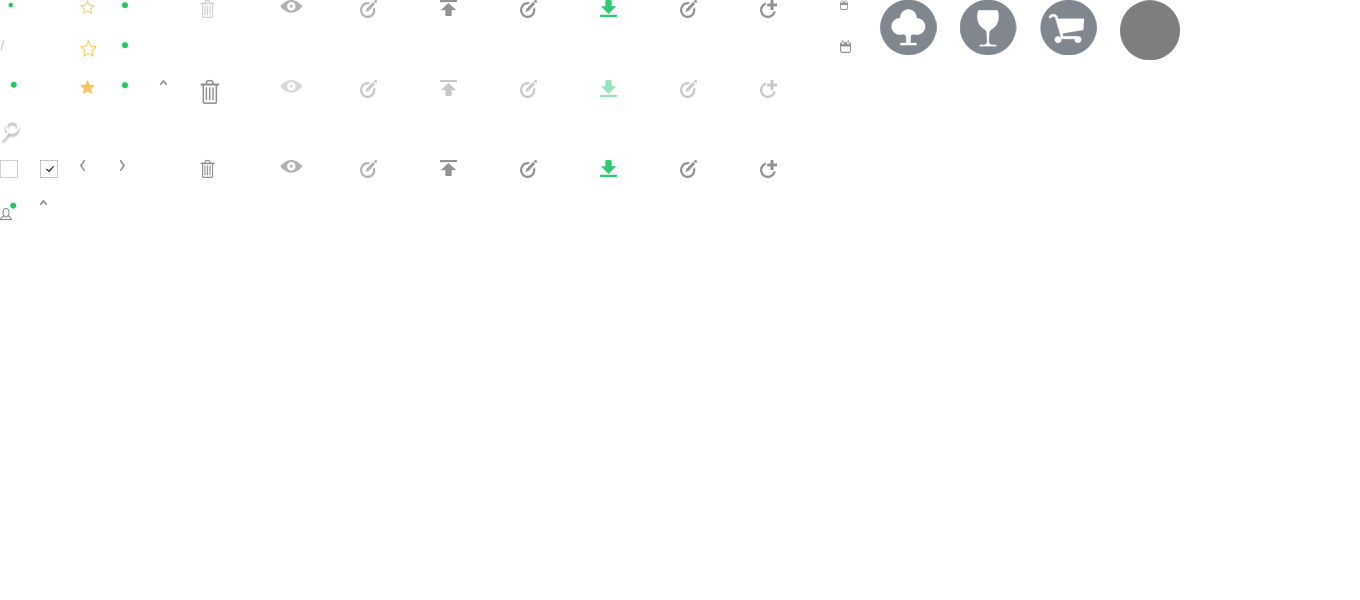
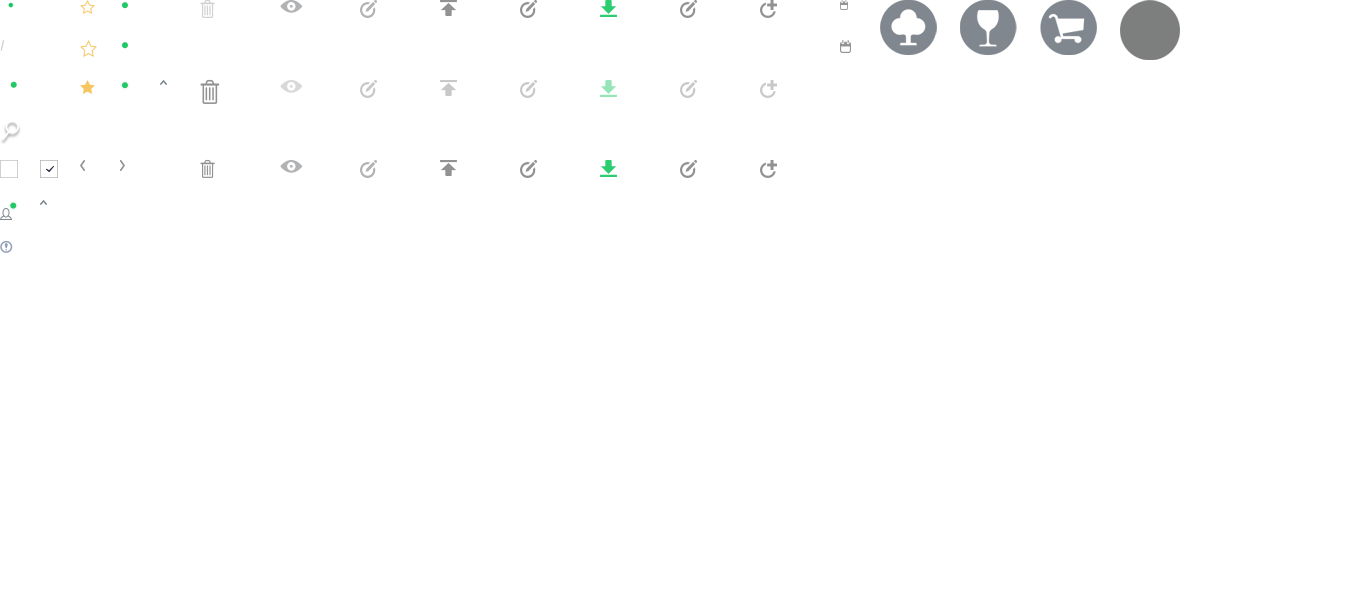
Revision of a layered 1360 × 600 image; what changed, layer by layer:
added layer "Layer 17" above "Arrow" over [0, 240, 13, 253]
